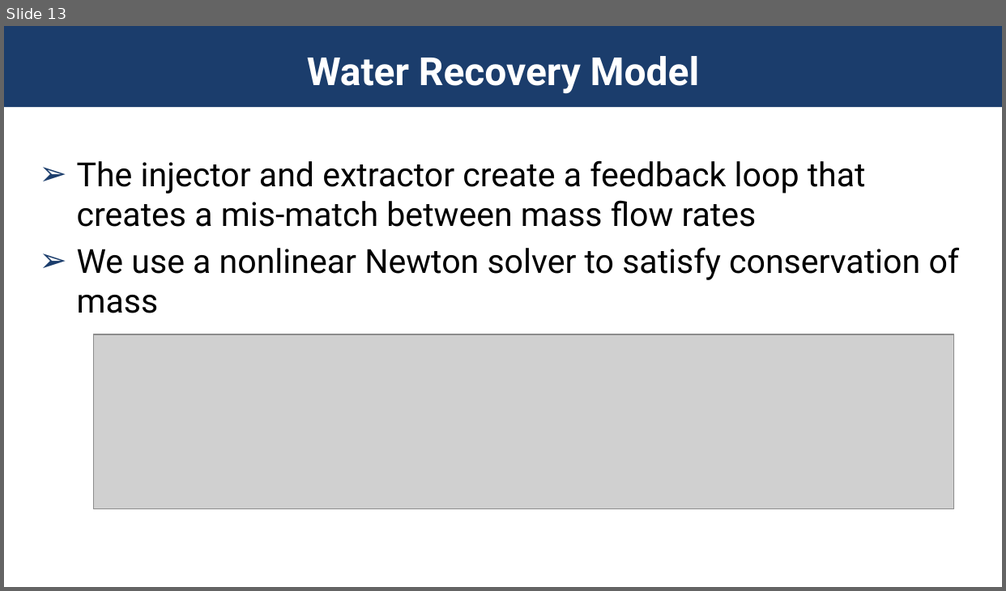
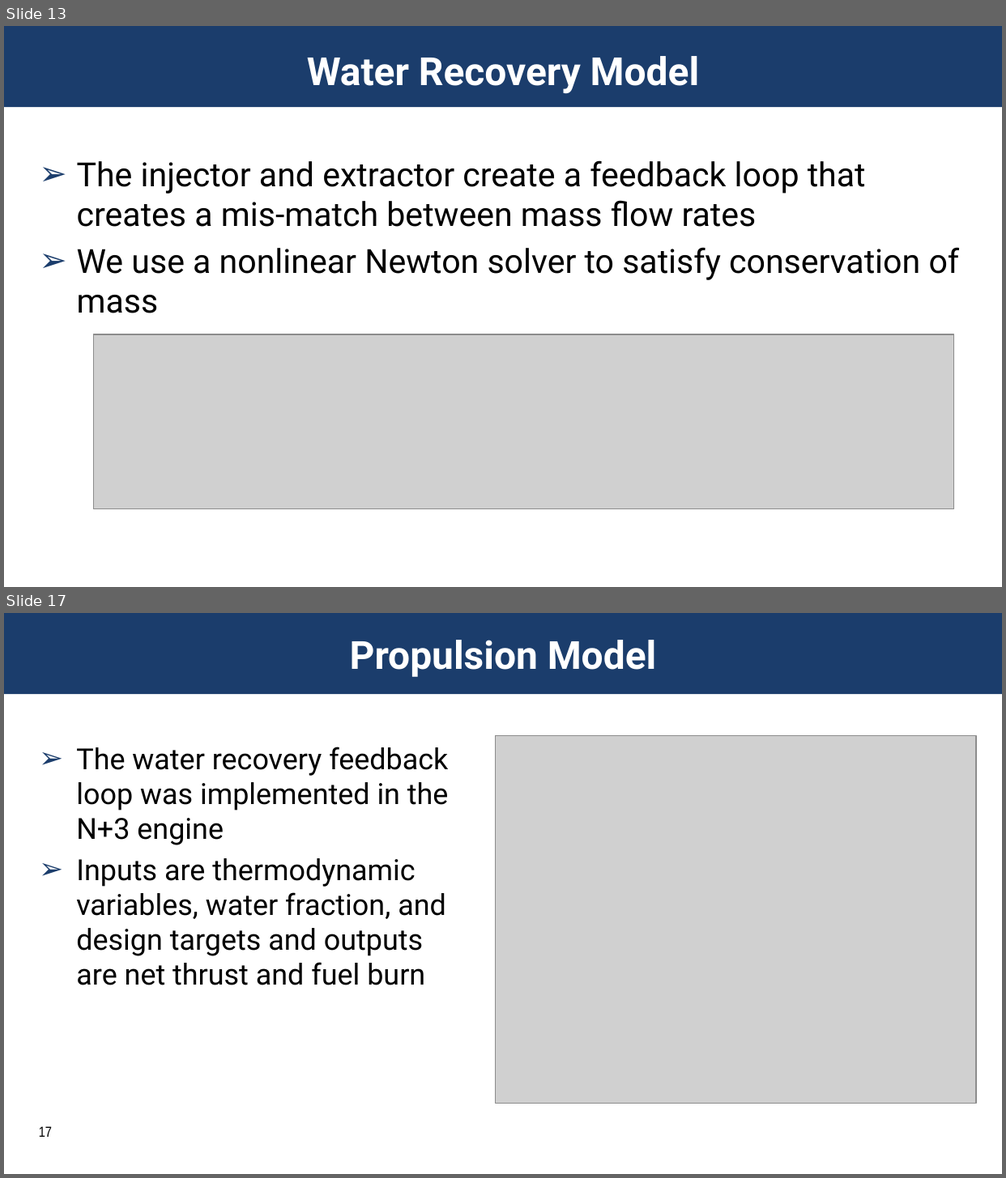
Before and after one commit to patma20/aviation2023-emissionProp, a slide deck: conference-slides/presentation.pptx. Shown one above the other, each under a label of ours: slide 13 before the commit, slides 13 and 17 after it; the slides between them are not shown. The pictures are 1006x591 and 1006x1178 pixels, drawn with LibreOffice and Linux fonts; fonts in the diff are those of the drawing; grey boxes stand for pictures; background and template pictures are left out. Boxes give left, top, right and bottom in pixels: in the first picture for what was removed or moved away, otherwise in the second. Text is boxed around its words. In the diff, an @@ line names an element or a change of style, - is before the commit and + after.

```diff
--- a/conference-slides/presentation.pptx
+++ b/conference-slides/presentation.pptx
@@ slide 17 added at [4, 613, 1002, 1174], background picture (left out); not listed: 1 template element that a slide beside it also shows @@
@@ title added at [350, 640, 657, 677], 28 pt, text #FFFFFF, bold @@
+Propulsion Model
@@ text added at [76, 747, 449, 986], 21 pt, text #000000 @@
+➢ The water recovery feedback loop was implemented in the N+3 engine
+➢ Inputs are thermodynamic variables, water fraction, and design targets and outputs are net thrust and fuel burn
@@ picture added at [496, 736, 977, 1104] @@
@@ page number added at [39, 1127, 52, 1137], 10.5 pt, text #000000 @@
+17
```
Also in this commit, not shown: 10 slides changed, 10 other slides added, 4 slides removed, 3 other files.
